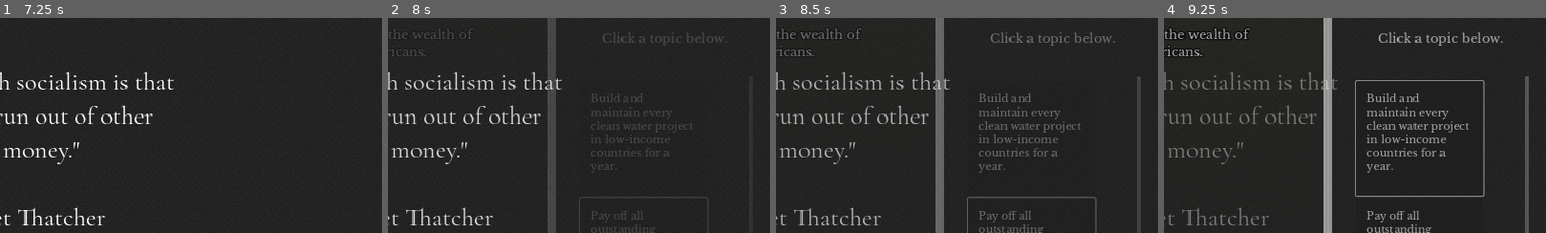
Above: before the commit, frames 1-4 (left to right).
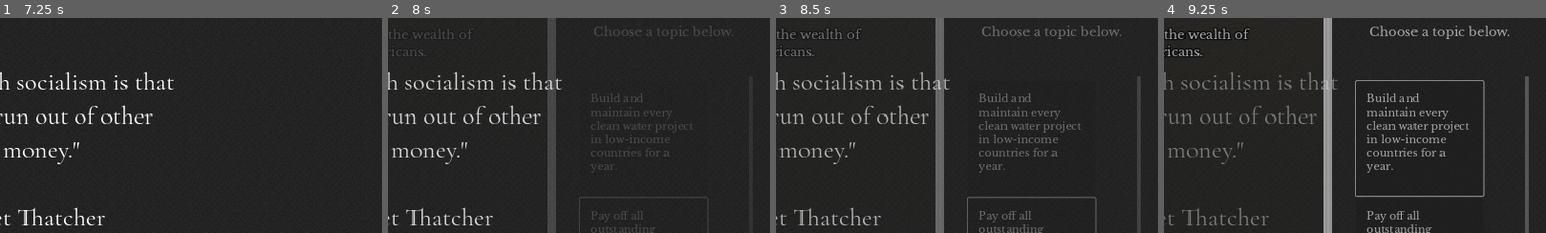
Above: after the commit, the same moments.

Repository: kksgandhi/other-peoples-money
Game: Godot game, scene res://scenes/game.tscn
The game is run twice, just before and just after one commit, with the same random seed, the same clock (stepped at 60 frames per second) and the same inputs.
Inputs (mouse positions are % of the whole screen's width and height, from its top left):
- Up to frame 1 (7.25 s): click (83, 29) at 0.52 s; click (3, 95) at 1.25 s; click (7, 95) at 2 s; tap A every 0.75 s from 2.75 to 6.5 s; move the mouse to (72, 45) at 2.77 s; hold Right (right) 2.78-3.53 s; tap R (rotate) every 0.75 s from 2.85 to 6.6 s; click (72, 45) at 2.92 s; move the mouse to (30, 55) at 3.52 s; hold Down (down) 3.53-4.28 s; move the mouse to (60, 28) at 4.27 s; hold Right (right) 4.28-5.03 s; move the mouse to (45, 70) at 5.02 s; hold W (up) 5.03-5.78 s; click (45, 70) at 5.17 s; move the mouse to (80, 65) at 5.77 s; hold Left (left) from 5.78 s (still down); move the mouse to (20, 35) at 6.52 s
- Up to frame 2 (8 s): move the mouse to (55, 50) at 7.27 s; release Left (left) at 7.28 s; hold Down (down) from 7.28 s (still down); tap R (rotate) at 7.35 s; click (55, 50) at 7.42 s
- Up to frame 3 (8.5 s): move the mouse to (35, 25) at 8.02 s; release Down (down) at 8.03 s; hold Right (right) from 8.03 s (still down); tap R (rotate) at 8.1 s
- Up to frame 4 (9.25 s): move the mouse to (72, 45) at 8.77 s; release Right (right) at 8.78 s; hold W (up) from 8.78 s (still down); tap R (rotate) at 8.85 s
The pictures show only the part of the screen within x 50-100%, y 1-51%; the shares and areas given below are measured in that part.

Frame 1 is identical in both runs. In frame 2, 0.6% of the frame differs, in the area x 54-91%, y 3-13%; in frame 3, 0.9%; in frame 4, 1.1%, in the area x 53-91%, y 3-13%.

Commit message:
add messages for when players are stuck
if a player is stuck because they have reached the top, or because a
    block is stuck, the label above the sidebar will change to give them
    a hint.

Diff:
--- a/game/scenes/game.gd
+++ b/game/scenes/game.gd
@@ -17,6 +17,7 @@
 @onready var info_overlay := %InfoOverlay as Overlay
 @onready var spending_overlay := %SpendingOverlay as Overlay
 @onready var spending_info := %SpendingInfo as SpendingInfo
+@onready var sidebar_top_label := %sidebar_top_label as Label
 
 var have_block_instructions_faded_in := false
 var have_scroll_instructions_faded_in := false
@@ -108,16 +109,28 @@
     have_block_instructions_faded_in = true
     block_instructions_fader.play("fade_in")
 
-func _process(_delta: float) -> void:
+func _process(delta: float) -> void:
   move_upwards_as_tetrominos_fall()
-  handle_disable_sidebar()
+  handle_disable_sidebar(delta)
   handle_leftsidebar_end_message()
 
-func handle_disable_sidebar() -> void:
+var sidebar_disabled_time := 0.0
+func handle_disable_sidebar(delta: float) -> void:
   var all_tetrominos_bottomed_out := %tetrominos.get_children()\
       .all(func(child: Tetromino) -> bool: return child.velocity.y == 0)
   var sidebar_disabled := is_tetromino_topped_out() or not all_tetrominos_bottomed_out
   tetro_choices.get_children().map(func(choice_item_child: TetroChoiceItem) -> void: choice_item_child.button.disabled = sidebar_disabled)
+  if sidebar_disabled:
+    sidebar_disabled_time += delta
+    if sidebar_disabled_time > 6:
+      if is_tetromino_topped_out():
+        sidebar_top_label.text = "You've reached the top.\n Can you do more, or is this it?"
+      if not all_tetrominos_bottomed_out:
+        sidebar_top_label.text = "A block is stuck. Try rotating."
+
+  else:
+    sidebar_disabled_time = 0
+    sidebar_top_label.text = "Choose a topic below."
 
 @export var breaking_position := 10
 @export var game_movement_offset := 10
--- a/game/scenes/game.tscn
+++ b/game/scenes/game.tscn
@@ -685,11 +685,12 @@
 "": SubResource("AnimationLibrary_twwo8")
 }
 
-[node name="Label4" type="Label" parent="UILayer"]
-offset_left = 1072.0
-offset_top = 34.0
-offset_right = 1412.0
-offset_bottom = 99.0
+[node name="sidebar_top_label" type="Label" parent="UILayer"]
+unique_name_in_owner = true
+offset_left = 1041.0
+offset_top = 21.0
+offset_right = 1440.0
+offset_bottom = 86.0
 theme = ExtResource("10_ot3g2")
 text = "Click a topic below."
 horizontal_alignment = 1
